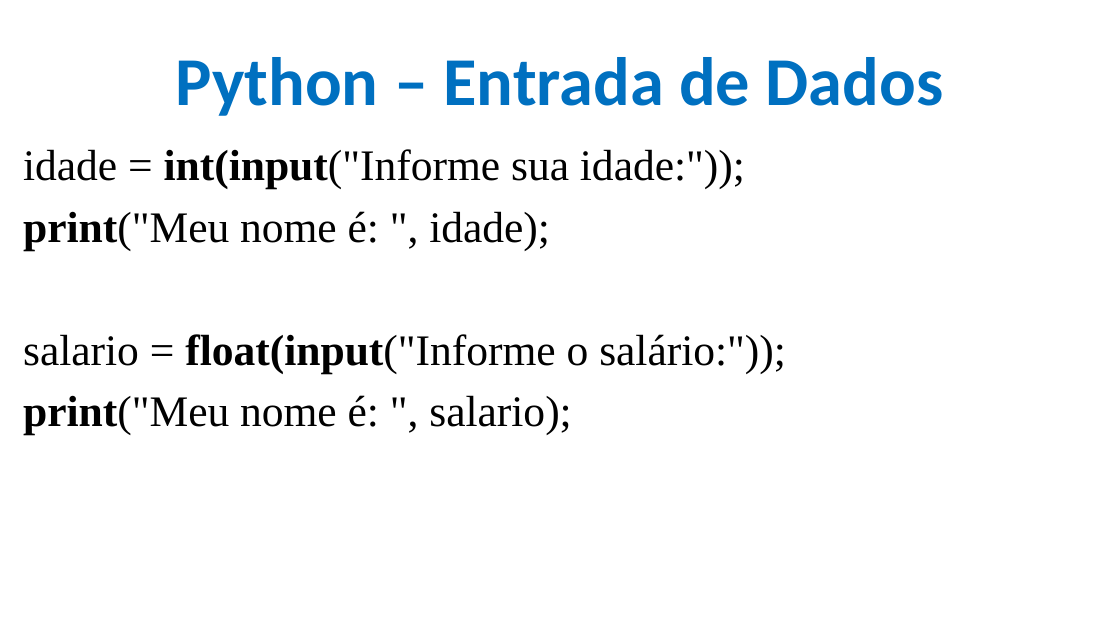
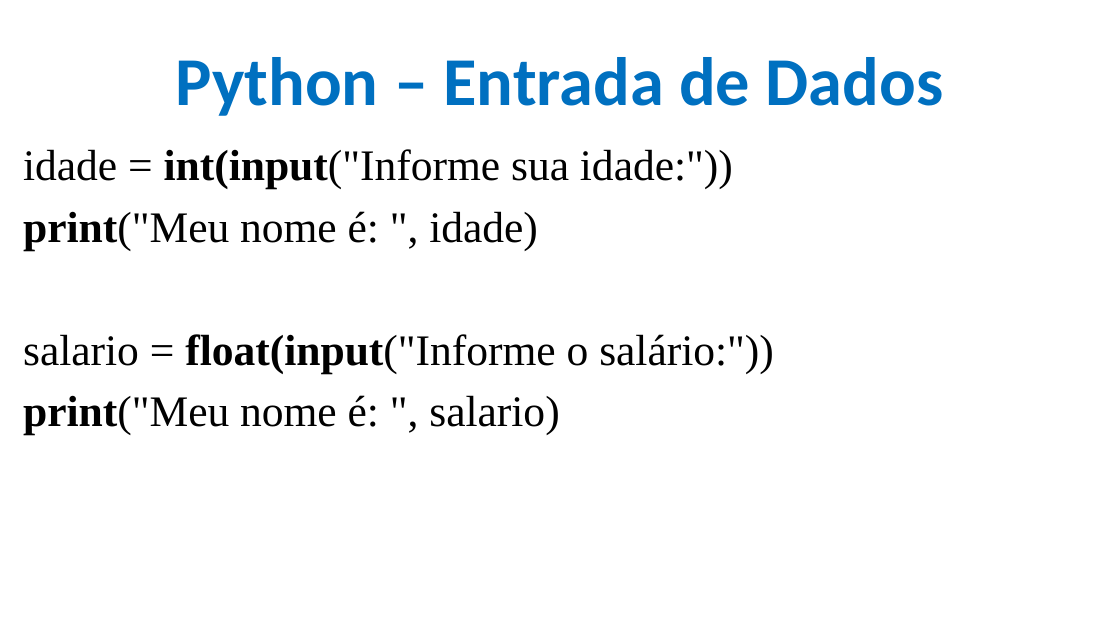
Before and after one commit to CloudEducationBrazil/WydenPythonParadigmas, a slide deck: slide 5 of 01 Classes/Aula 03 Programação Python - input output de Dados Formatação e Estrutura de Sequencial.pptx. Drawn at 1120x630 pixels with LibreOffice and Linux fonts; fonts in the diff are those of the drawing; background and template pictures are left out. Boxes give left, top, right and bottom in pixels: in the first picture for what was removed or moved away, otherwise in the second. Text is boxed around its words. In the diff, an @@ line names an element or a change of style, - is before the commit and + after.

```diff
--- a/01 Classes/Aula 03 Programação Python - input output de Dados Formatação e Estrutura de Sequencial.pptx
+++ b/01 Classes/Aula 03 Programação Python - input output de Dados Formatação e Estrutura de Sequencial.pptx
@@ text at (23, 149, 774, 435): text changed @@
-idade = int(input("Informe sua idade:"));
-print("Meu nome é: ", idade);
-salario = float(input("Informe o salário:"));
-print("Meu nome é: ", salario);
+idade = int(input("Informe sua idade:"))
+print("Meu nome é: ", idade)
+salario = float(input("Informe o salário:"))
+print("Meu nome é: ", salario)
```
Also in this commit, not shown: 15 other slides changed, 8 other files.
